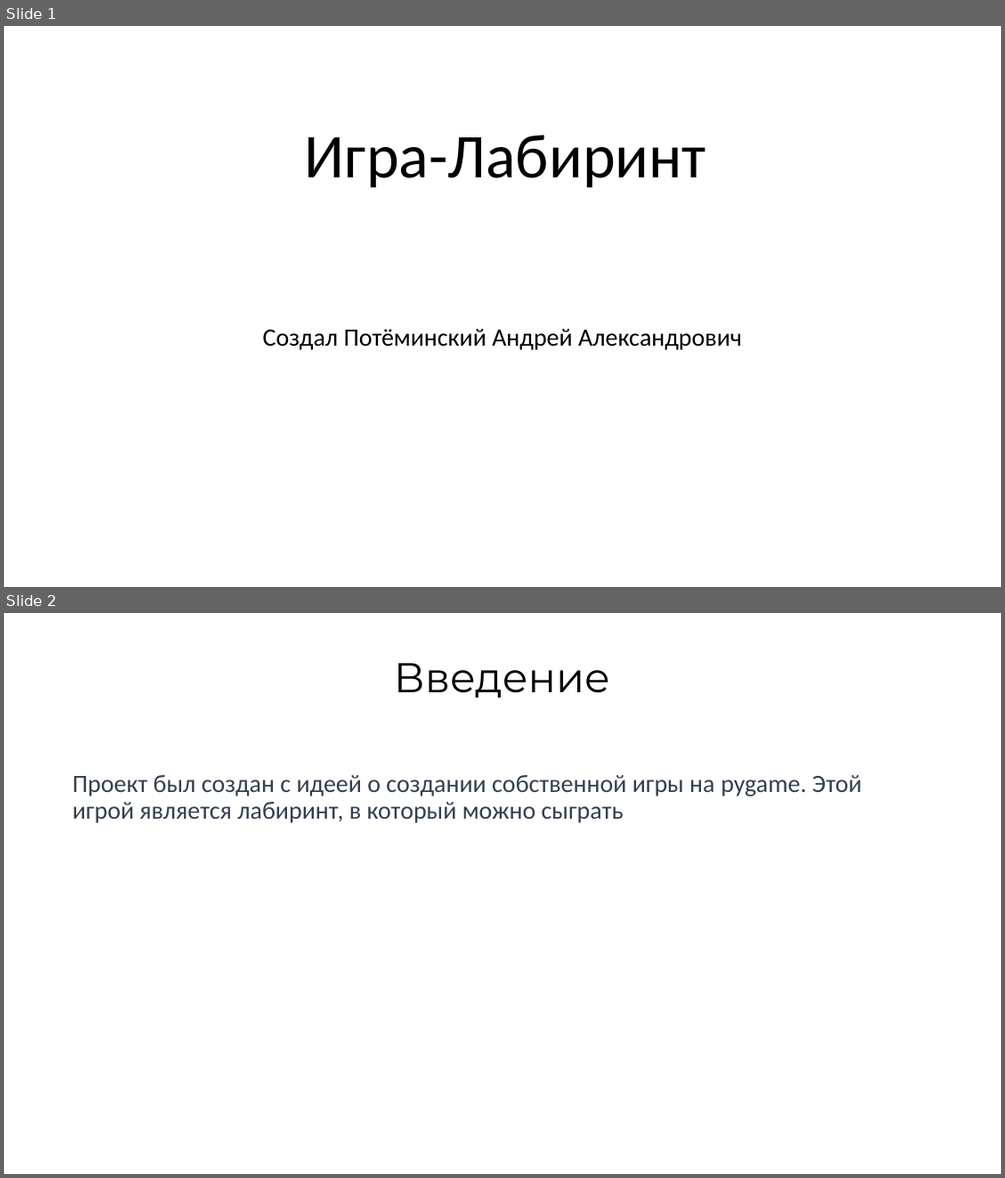
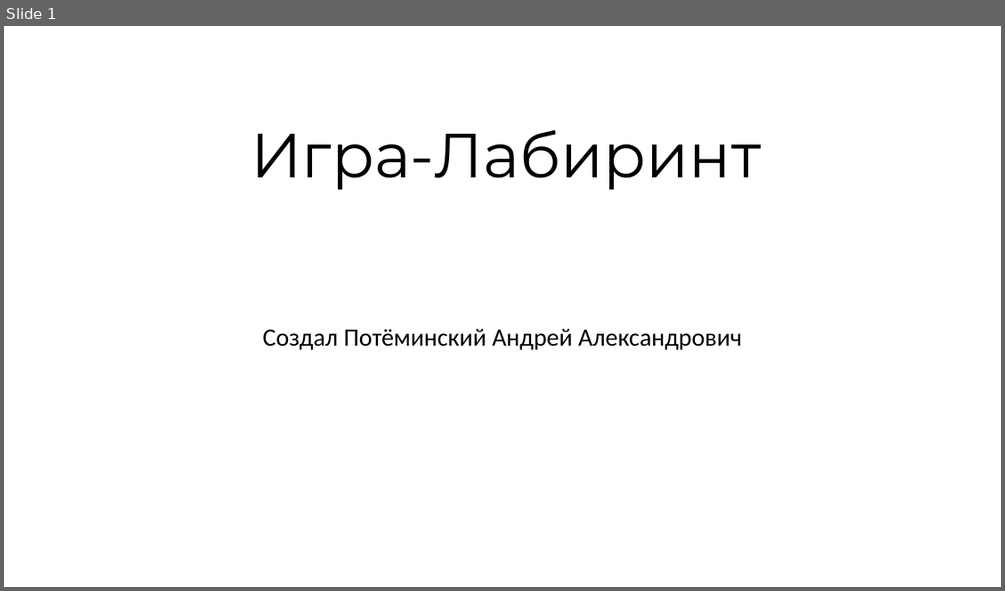
Before and after one commit to AndrewPotm/Project, a slide deck: Игра-Лабиринт.pptx. Shown one above the other, each under a label of ours: slides 1 and 2 before the commit, slide 1 after it. The pictures are 1005x1178 and 1005x591 pixels, drawn with LibreOffice and Linux fonts; fonts in the diff are those of the drawing; background and template pictures are left out. Boxes give left, top, right and bottom in pixels: in the first picture for what was removed or moved away, otherwise in the second. Text is boxed around its words. In the diff, an @@ line names an element or a change of style, - is before the commit and + after.

Commit message:
Лабиринт2 Лабиринт_конец

```diff
--- a/Игра-Лабиринт.pptx
+++ b/Игра-Лабиринт.pptx
@@ slide 2 removed at <box>4,613,1001,1174</box>, background #FFFFFF @@
@@ title removed at <box>394,663,610,698</box> @@
-Введение
@@ text removed at <box>73,775,862,823</box> @@
-Проект был создан с идеей о создании собственной игры на pygame. Этой игрой является лабиринт, в который можно сыграть
@@ slide 1 changed as well @@
@@ title "Игра-Лабиринт" at <box>251,130,760,190</box>: font Calibri to Montserrat @@
```
Also in this commit, not shown: 2 other slides changed, 1 slide added, 3 other files.
